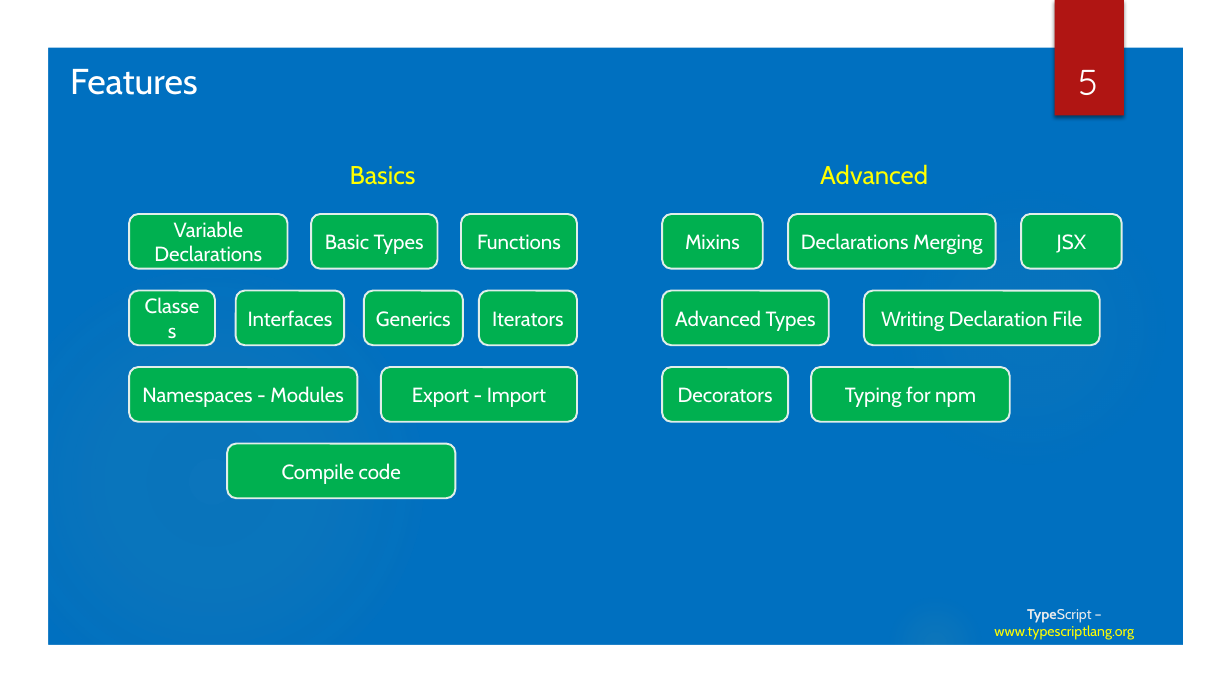
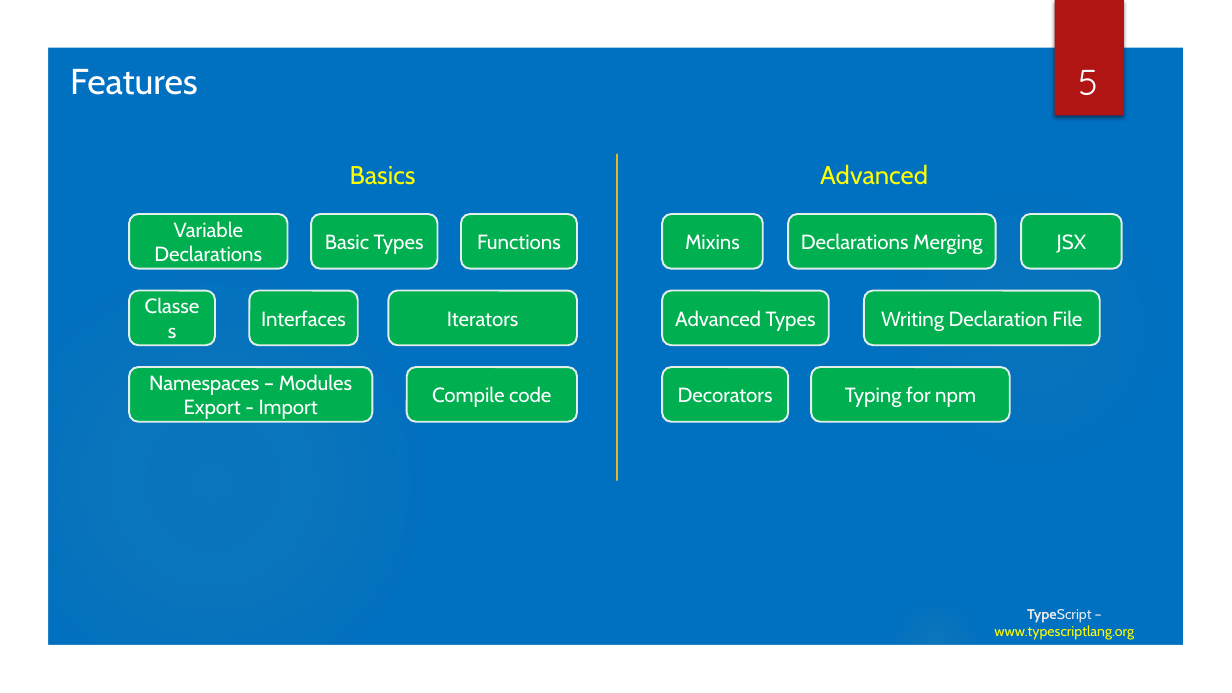
Before and after one commit to tainhx/SSFE, a slide deck: slide 5 of TypeScript.pptx. Drawn at 1232x693 pixels with LibreOffice and Linux fonts; fonts in the diff are those of the drawing; background and template pictures are left out. Boxes give left, top, right and bottom in pixels: in the first picture for what was removed or moved away, otherwise in the second. Text is boxed around its words. In the diff, an @@ line names an element or a change of style, - is before the commit and + after.

```diff
--- a/TypeScript.pptx
+++ b/TypeScript.pptx
@@ line added from (617, 154) to (617, 481), #E6B729 1.5 pt @@
@@ rounded rectangle "Interfaces": place and size @@
-rounded rectangle "Interfaces" at (236,290,344,345)
+rounded rectangle "Interfaces" at (250,290,358,345)
@@ rounded rectangle removed at (364,290,463,345) @@
-Generics
@@ rounded rectangle "Iterators": place and size @@
-rounded rectangle "Iterators" at (479,290,577,345)
+rounded rectangle "Iterators" at (388,290,577,345)
@@ rounded rectangle "Namespaces – Modules": place and size @@
-rounded rectangle "Namespaces – Modules" at (129,367,358,421)
+rounded rectangle "Namespaces – Modules" at (129,367,372,421)
@@ text in rounded rectangle at (149,374,352,419): text changed @@
-Namespaces - Modules
+Namespaces – Modules
+Export - Import
@@ rounded rectangle removed at (381,367,577,421) @@
-Export - Import
@@ rounded rectangle "Compile code": place and size @@
-rounded rectangle "Compile code" at (227,444,456,498)
+rounded rectangle "Compile code" at (407,367,577,421)
```
Also in this commit, not shown: 12 other slides changed, 2 slides added, 1 slide removed.
